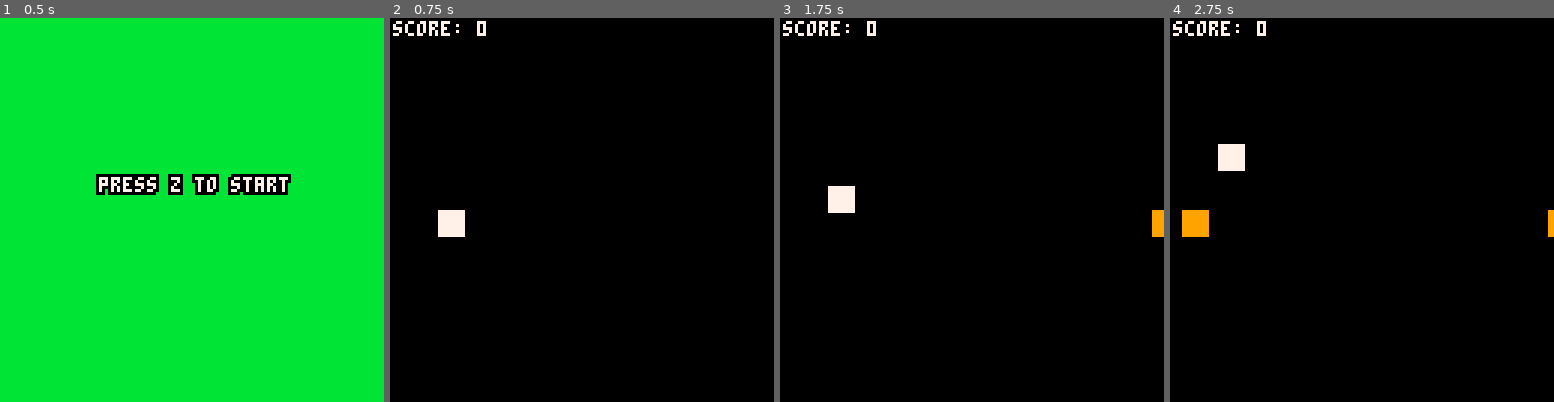
Above: before the commit, frames 1-4 (left to right).
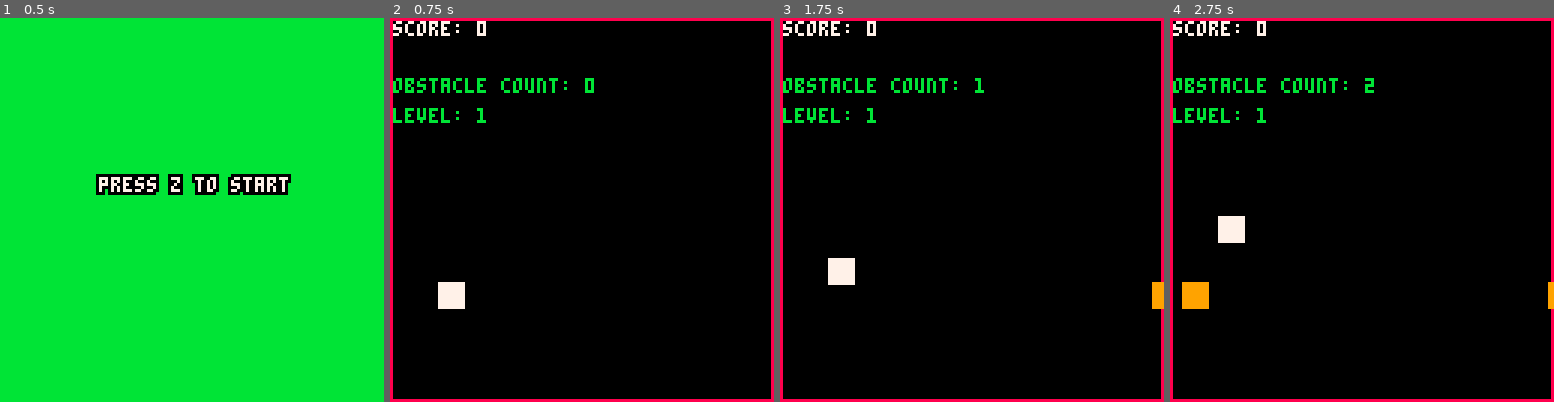
Above: after the commit, the same moments.

Repository: ltpitt/lua-pico-8-oracle-odyssey
Game: PICO-8 cartridge oracle-odyssey.p8
Same seed, same stepped clock (60 frames per second), same inputs: the game is played once before the commit and once after it.
Inputs:
- Up to frame 1 (0.5 s): no input
- Up to frame 2 (0.75 s): tap O (Z key) at 0.7 s
- Up to frame 3 (1.75 s): tap O (Z key) at 1.7 s
- Up to frame 4 (2.75 s): tap O (Z key) at 2.1, 2.5 s

Frame 1 is identical in both runs. In frame 2, 5.2% of the frame differs, in the area x 0-100%, y 0-100%; in frame 3, 5.5%; in frame 4, 6.3%.

Commit message:
feat: Added some rough level progression, different obstacles, improved - lol - data structures

Diff:
--- a/oracle-odyssey.p8
+++ b/oracle-odyssey.p8
@@ -1,69 +1,78 @@
 pico-8 cartridge // http://www.pico-8.com
 version 42
 __lua__
--- state machine
-
--- game states
-game_states = {
-    splash = 1,
-    game = 2,
-    gameover = 3
+
+game = {
+    states = {
+        splash = 1,
+        game = 2,
+        gameover = 3
+    },
+    state = 1,
+    score = 0,
+    game_over = false,
+    obstacle_count = 0,
+    obstacle_timer = 0,
+    obstacle_interval = 60,
+    debug = true  -- enable or disable debug prints
 }
 
--- initial state
-state = game_states.splash
-
--- player variables
 player = {
     x = 16,
-    y = 64,
+    y = 88,
     width = 8,
     height = 8,
     dy = 0,
     jump_strength = -3,
-    gravity = 0.2
+    gravity = 0.2,
+    jump_count = 0,
+    max_jumps = 1,
+    double_jump_enabled = false,
+    double_jump_timer = 0,
+    double_jump_duration = 300
 }
 
--- obstacle variables
 obstacles = {}
-obstacle_timer = 0
-obstacle_interval = 60
-
--- game variables
-score = 0
-game_over = false
 
 function _init()
     cls()
-    state = game_states.splash
+    game.state = game.states.splash
 end
 
 function _update60()
-    if state == game_states.splash then
+    if game.state == game.states.splash then
         update_splash()
-    elseif state == game_states.game then
+    elseif game.state == game.states.game then
         update_game()
-    elseif state == game_states.gameover then
+    elseif game.state == game.states.gameover then
         update_gameover()
     end
 end
 
 function _draw()
     cls()
-    if state == game_states.splash then
+    if game.debug then
+        draw_border()  -- draw the red border if debug is enabled
+    end
+    if game.state == game.states.splash then
         draw_splash()
-    elseif state == game_states.game then
+    elseif game.state == game.states.game then
         draw_game()
-    elseif state == game_states.gameover then
+        if game.debug then
+            draw_debug_info()  -- draw debug information if debug is enabled
+        end
+    elseif game.state == game.states.gameover then
         draw_gameover()
     end
 end
 
--- splash
+function draw_border()
+    rect(0, 0, screen_size - 1, screen_size - 1, 8)
+end
 
 function update_splash()
     if btnp(4) then
-        change_state(game_states.game)
+        change_state(game.states.game)
     end
 end
 
@@ -73,14 +82,13 @@
     write(text, text_x_pos(text), 52, 7)
 end
 
--- game
-
 function update_game()
-    if not game_over then
+    if not game.game_over then
         handle_player_input()
         apply_gravity()
         update_obstacles()
         check_collisions()
+        update_power_up()
     else
         if btnp(4) then
             _init()
@@ -95,8 +103,9 @@
 end
 
 function handle_player_input()
-    if btnp(4) and player.y == 64 then
+    if btnp(4) and player.jump_count < player.max_jumps then
         player.dy = player.jump_strength
+        player.jump_count = player.jump_count + 1
     end
 end
 
@@ -104,24 +113,66 @@
     player.dy = player.dy + player.gravity
     player.y = player.y + player.dy
 
-    if player.y > 64 then
-        player.y = 64
+    if player.y > 88 then
+        player.y = 88
         player.dy = 0
-    end
+        player.jump_count = 0
+    end
+end
+
+function add_obstacle()
+    local obstacle_y = 88
+    local obstacle_height = 8
+    local obstacle_width = 8
+
+    local random_value = rnd(1)
+    local level = get_current_level()
+
+    if level == 1 then
+        obstacle_height = 8
+        obstacle_width = 8
+    elseif level == 2 then
+        if random_value < 0.1 then
+            obstacle_height = 16
+        elseif random_value < 0.2 then
+            obstacle_width = 16
+        end
+    elseif level == 3 then
+        if random_value < 0.1 then
+            obstacle_height = 16
+            obstacle_width = 16
+        elseif random_value < 0.3 then
+            obstacle_height = 16
+        elseif random_value < 0.5 then
+            obstacle_width = 16
+        end
+    else
+        if random_value < 0.05 then
+            obstacle_height = 16
+            obstacle_width = 16
+        elseif random_value < 0.25 then
+            obstacle_height = 16
+        elseif random_value < 0.45 then
+            obstacle_width = 16
+        end
+    end
+
+    add(obstacles, {x = 128, y = obstacle_y - obstacle_height + 8, width = obstacle_width, height = obstacle_height})
+    game.obstacle_count = game.obstacle_count + 1
 end
 
 function update_obstacles()
-    obstacle_timer = obstacle_timer + 1
-    if obstacle_timer > obstacle_interval then
-        add(obstacles, {x = 128, y = 64, width = 8, height = 8})
-        obstacle_timer = 0
+    game.obstacle_timer = game.obstacle_timer + 1
+    if game.obstacle_timer > game.obstacle_interval then
+        add_obstacle()
+        game.obstacle_timer = 0
     end
 
     for obstacle in all(obstacles) do
         obstacle.x = obstacle.x - 2
         if obstacle.x < -8 then
             del(obstacles, obstacle)
-            score = score + 1
+            game.score = game.score + 1
         end
     end
 end
@@ -132,8 +183,8 @@
            player.x + player.width > obstacle.x and
            player.y < obstacle.y + obstacle.height and
            player.y + player.height > obstacle.y then
-            game_over = true
-            change_state(game_states.gameover)
+            game.game_over = true
+            change_state(game.states.gameover)
         end
     end
 end
@@ -149,14 +200,29 @@
 end
 
 function draw_score()
-    print("score: "..score, 1, 1, 7)
-end
-
--- game over
+    print("score: "..game.score, 1, 1, 7)
+end
+
+function draw_debug_info()
+    print("obstacle count: "..game.obstacle_count, 1, 20, 11)
+    print("level: "..get_current_level(), 1, 30, 11)
+end
+
+function get_current_level()
+    if game.obstacle_count < 5 then
+        return 1
+    elseif game.obstacle_count < 15 then
+        return 2
+    elseif game.obstacle_count < 30 then
+        return 3
+    else
+        return 4
+    end
+end
 
 function update_gameover()
     if btnp(4) then
-        change_state(game_states.splash)
+        change_state(game.states.splash)
     end
 end
 
@@ -165,28 +231,33 @@
     print("press z to continue", 32, 30, 8)
 end
 
--- utils
-
--- change this if you use a different resolution like 64x64
+function update_power_up()
+    if player.double_jump_enabled then
+        player.double_jump_timer = player.double_jump_timer - 1
+        if player.double_jump_timer <= 0 then
+            player.double_jump_enabled = false
+            player.max_jumps = 1
+        end
+    end
+end
+
+function collect_power_up()
+    player.double_jump_enabled = true
+    player.double_jump_timer = player.double_jump_duration
+    player.max_jumps = 2
+end
+
 screen_size = 128
 
--- calculate center position in x axis
--- this is assuming the text uses the system font which is 4px wide
 function text_x_pos(text)
     local letter_width = 4
-
-    -- first calculate how wide is the text
     local width = #text * letter_width
-
-    -- if it's wider than the screen then it's multiple lines so we return 0
     if width > screen_size then
         return 0
     end
-
     return screen_size / 2 - flr(width / 2)
 end
 
--- prints black bordered text
 function write(text, x, y, color)
     for i = 0, 2 do
         for j = 0, 2 do
@@ -196,24 +267,26 @@
     print(text, x + 1, y + 1, color)
 end
 
--- returns if module of a/b == 0. equals to a % b == 0 in other languages
 function mod_zero(a, b)
    return a - flr(a / b) * b == 0
 end
 
--- change state function
 function change_state(new_state)
-    state = new_state
-    if state == game_states.game then
+    game.state = new_state
+    if game.state == game.states.game then
         _init_game()
     end
 end
 
--- initialize game state
 function _init_game()
-    player.y = 64
+    player.y = 88
     player.dy = 0
+    player.jump_count = 0
     obstacles = {}
-    score = 0
-    game_over = false
-end
+    game.score = 0
+    game.game_over = false
+    player.double_jump_enabled = false
+    player.double_jump_timer = 0
+    player.max_jumps = 1
+    game.obstacle_count = 0
+end
